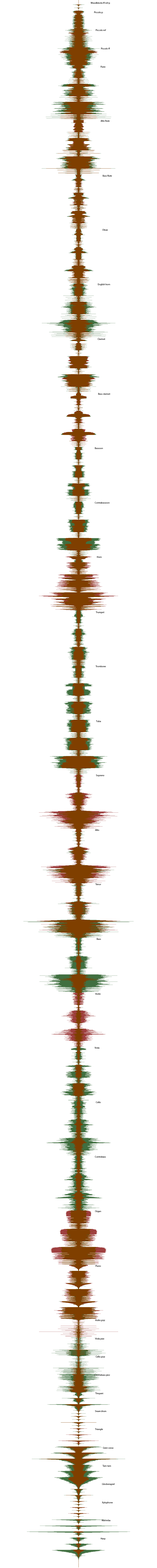
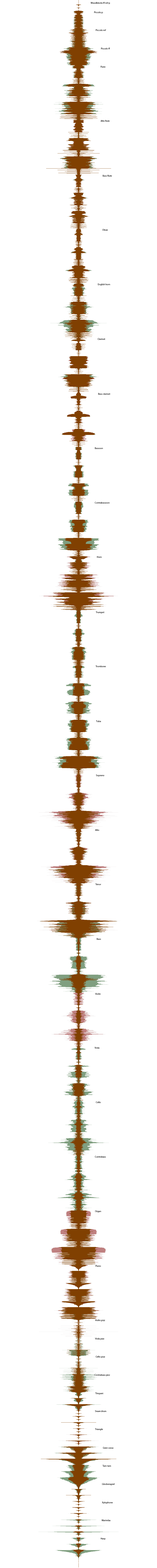
Layered file, before and after one edit (157×1568). Changes by layer:
hid "Layer 0" over [23, 0, 134, 1568]
